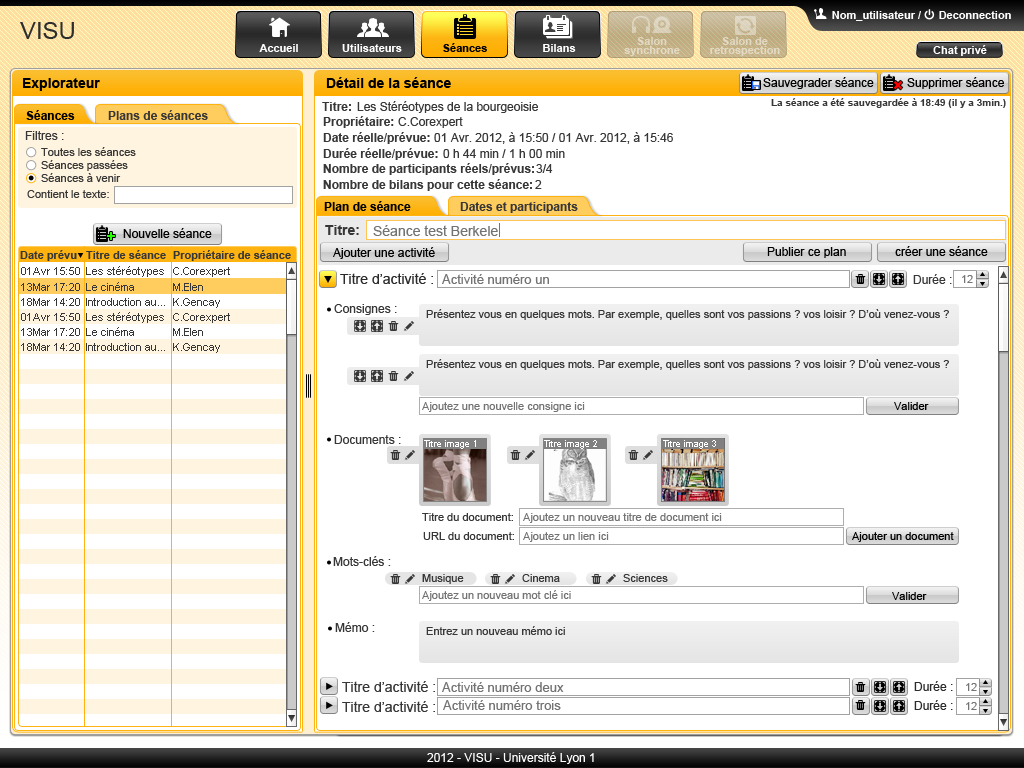
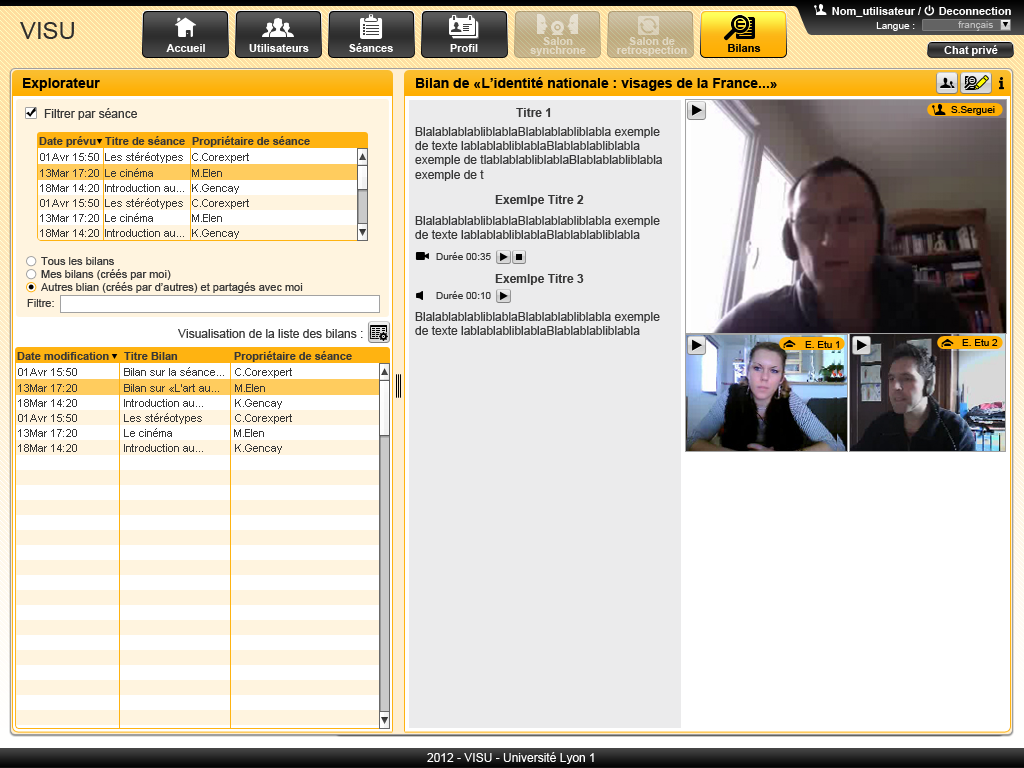
Comparing the layer stacks of the two 1024 × 768 images. Changes:
added group "contenu_central" (1st of 2) with 42 layers above "iconInfo_16x16" over [409, 99, 1007, 728]
added group "liste_bilan" with 17 layers in group "contenu_central" over [409, 100, 681, 728]
moved "Calque 29" into group "liste_bilan", painted on it over [409, 100, 681, 728]
removed group "bt_nouvelle_seance copie 2" (21 layers) from group "detail_seance" over [318, 246, 988, 715]
added group "video" with 23 layers in group "contenu_central" over [685, 99, 1007, 452]
removed group "consigne1" (12 layers) from group "consignes" over [327, 304, 959, 631]
removed group "detail_seance" (168 layers) from group "contenu_central" over [317, 101, 1009, 731]
moved "Pencil copie" (in "contenu_central" › "bt_nouvelle_seance copie") into group "bt_nouvelle_seance copie", painted on it over [642, 76, 988, 461]
removed group "consignes" (29 layers) from group "detail_seance" over [327, 304, 959, 631]
painted on "Calque 17 copie 2" (2nd of 2, in "contenu_central" › "bloc_explorateur" › "tableau") over [16, 459, 383, 725]
painted on "Calque 17 copie" (2nd of 2, in "contenu_central" › "bloc_explorateur" › "tableau") over [16, 279, 380, 545]
painted on "Forme 22 copie 2" (2nd of 2, in "contenu_central" › "bloc_explorateur" › "tableau") over [16, 262, 383, 728]
moved "Forme 29" into group "filtres", painted on it over [26, 108, 331, 565]
painted on "Forme 23" over [16, 99, 389, 317]
moved "Forme 22 copie" into group "log_deconnection", painted on it over [317, 20, 1010, 730]
moved "Forme 22" into group "log_deconnection", painted on it over [15, 20, 1010, 730]
"Forme 29 copie": opacity 100% → 53%, moved it into group "textes", painted on it over [328, 20, 564, 631]
moved "Forme 21" out of group "bg", painted on it over [14, 6, 1024, 733]
…and 347 more changes (81 added, 1 blend, 50 moved_by, 2 opacity, 35 painted, 179 removed, 13 renamed, 16 stack, 3 visibility)
